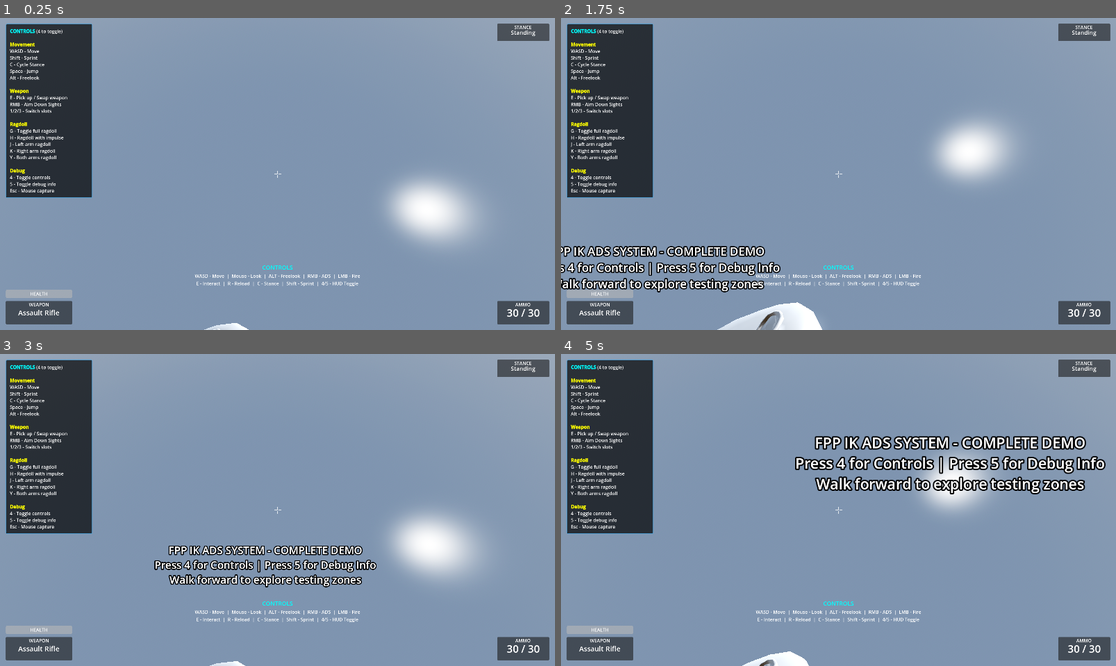
Above: before the commit, frames 1-4 (two rows, left to right).
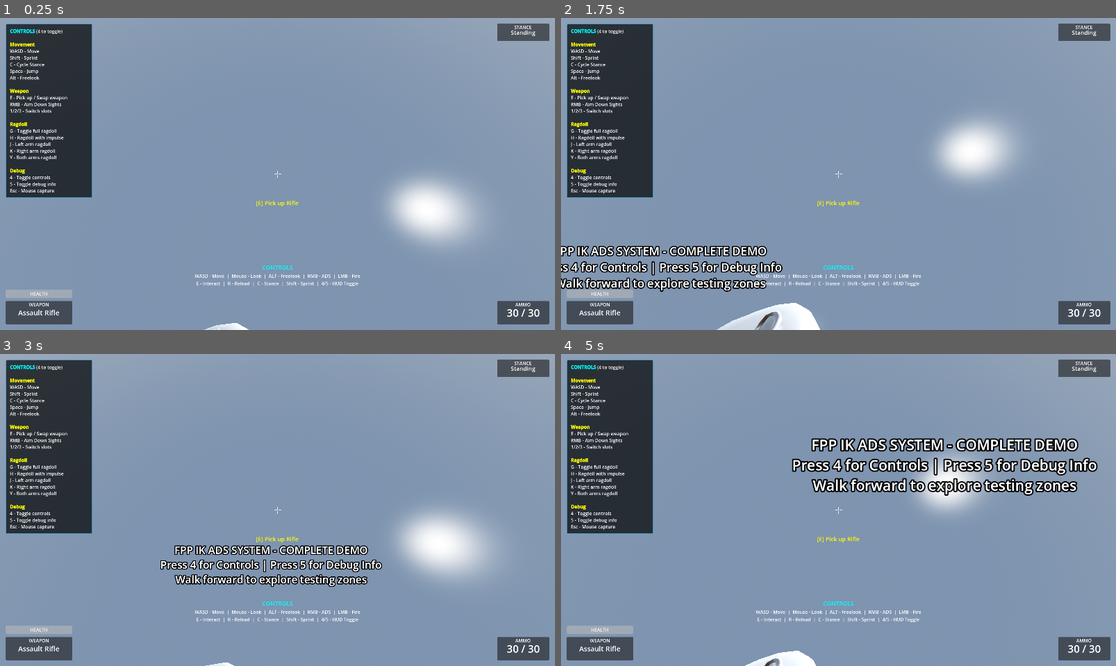
Above: after the commit, the same moments.

Repository: lmf-git/fpp-ik-ads
Game: Godot game, scene res://scenes/enhanced_demo.tscn
Same seed, same stepped clock (60 frames per second), same inputs: the game is played once before the commit and once after it.
Inputs (mouse positions are in pixels of both pictures, inside the frame that each line leads up to):
- Up to frame 1 (0.25 s): no input
- Up to frame 2 (1.75 s): tap Enter (ui_accept) at 0.5 s; move the mouse to (866, 174) at 0.52 s; hold Alt (freelook) 0.53-1.28 s; hold W (move_forward) from 0.53 s (still down); click (866, 174) at 0.67 s; tap Space (jump) at 0.77, 1.52 s; move the mouse to (810, 174) at 1.27 s; right-click (810, 174) at 1.35 s; tap Alt (freelook) at 1.55 s
- Up to frame 3 (3 s): keep holding W (move_forward); move the mouse to (288, 503) at 2.02 s; hold Alt (freelook) 2.03-2.78 s; tap C (crouch) at 2.1 s; move the mouse to (271, 516) at 2.77 s; click (271, 516) at 2.85 s
- Up to frame 4 (5 s): keep holding W (move_forward); tap Space (jump) at 3.02, 3.77, 4.52 s; tap Alt (freelook) at 3.05, 4.55 s; move the mouse to (877, 513) at 3.52 s; hold Alt (freelook) 3.53-4.28 s; move the mouse to (794, 506) at 4.27 s; tap E (interact) at 4.35 s

The runs differ from the first frame. In frame 1, less than 0.1% of the frame differs, in the area x 46-54%, y 58-61%; in frame 2, 3.3%; in frame 3, 3.4%; in frame 4, 6.0%, in the area x 32-99%, y 26-100%.
Error after the commit: Trying to assign value of type 'character_controller_main.gd' to a variable of type 'skeleton_fpp_controller.gd'. (res://scripts/hud.gd:21)

Commit message:
Fix camera orientation, ragdoll legs, and player group
Addresses user feedback:
- "fps camera is pointing at the sky initially"
- "up and down rotates wrong axis"
- "fps camera rotated and oriented wrong"
- "legs spring back during ragdoll instead of staying ragdolled"

Camera fixes:
- Remove 180° rotation from FPSCamera transform (was Transform3D(-1,0,0, 0,1,0, 0,0,-1))
- Set to identity transform so camera follows head bone naturally
- Invert head bone pitch/yaw to account for 180° rotated character model root
- Character model has flipped axes, requiring negated bone rotations
- Inverted pitch limits to match new rotation direction
- Camera now points forward correctly and axes work properly

IK fixes for ragdoll:
- Reset all IK-controlled bone poses when disabling IK mode
- Prevents legs/arms staying in IK pose during ragdoll
- Explicitly set bone position to ZERO and rotation to IDENTITY for:
  - Leg bones (upper_leg, foot)
  - Arm bones (upper_arm, hand)
- Allows ragdoll physics to fully control bones without fighting IK

Player group:
- Add character to "player" group in _ready()
- Fixes debug overlay "No player found in 'player' group" warning
- Allows debug overlay and other systems to find player node

Files changed:
- scenes/character_skeleton_player_refactored.tscn: Camera transform to identity
- scripts/components/camera_controller_component.gd: Inverted bone rotations for 180° model
- scripts/ik_locomotion.gd: Reset bone poses in disable_ik_mode()
- scripts/character_controller_main.gd: add_to_group("player")

Diff:
--- a/scenes/character_skeleton_player_refactored.tscn
+++ b/scenes/character_skeleton_player_refactored.tscn
@@ -48,7 +48,7 @@
 
 [node name="FPSCamera" type="Camera3D" parent="CharacterModel/RootNode/Skeleton3D/HeadAttachment"]
 unique_name_in_owner = true
-transform = Transform3D(-1, 0, 0, 0, 1, 0, 0, 0, -1, 0, 0.15, 0)
+transform = Transform3D(1, 0, 0, 0, 1, 0, 0, 0, 1, 0, 0.15, 0)
 
 [node name="InteractionRay" type="RayCast3D" parent="CharacterModel/RootNode/Skeleton3D/HeadAttachment/FPSCamera"]
 unique_name_in_owner = true
--- a/scripts/character_controller_main.gd
+++ b/scripts/character_controller_main.gd
@@ -39,6 +39,9 @@
 var ik_mode_enabled: bool = false
 
 func _ready() -> void:
+	# Add to player group for debug overlay and other systems
+	add_to_group("player")
+
 	_validate_setup()
 	_connect_signals()
 	_initialize_components()
--- a/scripts/components/camera_controller_component.gd
+++ b/scripts/components/camera_controller_component.gd
@@ -169,8 +169,9 @@
 		return
 
 	# Always apply head rotation for visual feedback
-	var head_pitch := camera_x_rotation  # Camera pitch directly controls head pitch
-	var head_yaw := freelook_offset  # Only yaw in freelook/third-person
+	# Note: Character model is rotated 180° so bone axes are flipped
+	var head_pitch := -camera_x_rotation  # Inverted for 180° rotated model
+	var head_yaw := -freelook_offset  # Inverted for 180° rotated model
 
 	# In normal FPS mode, no yaw offset (body follows camera)
 	if not is_freelooking and not is_third_person:
@@ -179,8 +180,8 @@
 	# Apply neck limits
 	head_pitch = clampf(
 		head_pitch,
-		deg_to_rad(-config.neck_max_pitch_down),
-		deg_to_rad(config.neck_max_pitch_up)
+		deg_to_rad(-config.neck_max_pitch_up),  # Limits also inverted
+		deg_to_rad(config.neck_max_pitch_down)
 	)
 	head_yaw = clampf(head_yaw, deg_to_rad(-config.neck_max_yaw), deg_to_rad(config.neck_max_yaw))
 
--- a/scripts/ik_locomotion.gd
+++ b/scripts/ik_locomotion.gd
@@ -171,6 +171,36 @@
 		left_hand_ik_swing.stop()
 	if right_hand_ik_swing:
 		right_hand_ik_swing.stop()
+
+	# Reset bone poses to rest so they don't interfere with ragdoll/animation
+	if skeleton:
+		# Reset leg bones
+		if left_upperleg_idx >= 0:
+			skeleton.set_bone_pose_position(left_upperleg_idx, Vector3.ZERO)
+			skeleton.set_bone_pose_rotation(left_upperleg_idx, Quaternion.IDENTITY)
+		if right_upperleg_idx >= 0:
+			skeleton.set_bone_pose_position(right_upperleg_idx, Vector3.ZERO)
+			skeleton.set_bone_pose_rotation(right_upperleg_idx, Quaternion.IDENTITY)
+		if left_foot_idx >= 0:
+			skeleton.set_bone_pose_position(left_foot_idx, Vector3.ZERO)
+			skeleton.set_bone_pose_rotation(left_foot_idx, Quaternion.IDENTITY)
+		if right_foot_idx >= 0:
+			skeleton.set_bone_pose_position(right_foot_idx, Vector3.ZERO)
+			skeleton.set_bone_pose_rotation(right_foot_idx, Quaternion.IDENTITY)
+		# Reset arm bones
+		if left_upperarm_idx >= 0:
+			skeleton.set_bone_pose_position(left_upperarm_idx, Vector3.ZERO)
+			skeleton.set_bone_pose_rotation(left_upperarm_idx, Quaternion.IDENTITY)
+		if right_upperarm_idx >= 0:
+			skeleton.set_bone_pose_position(right_upperarm_idx, Vector3.ZERO)
+			skeleton.set_bone_pose_rotation(right_upperarm_idx, Quaternion.IDENTITY)
+		if left_hand_idx >= 0:
+			skeleton.set_bone_pose_position(left_hand_idx, Vector3.ZERO)
+			skeleton.set_bone_pose_rotation(left_hand_idx, Quaternion.IDENTITY)
+		if right_hand_idx >= 0:
+			skeleton.set_bone_pose_position(right_hand_idx, Vector3.ZERO)
+			skeleton.set_bone_pose_rotation(right_hand_idx, Quaternion.IDENTITY)
+
 	print("IKLocomotion: IK mode DISABLED")
 
 func update_locomotion(delta: float, velocity: Vector3, is_moving: bool, stance: int):
